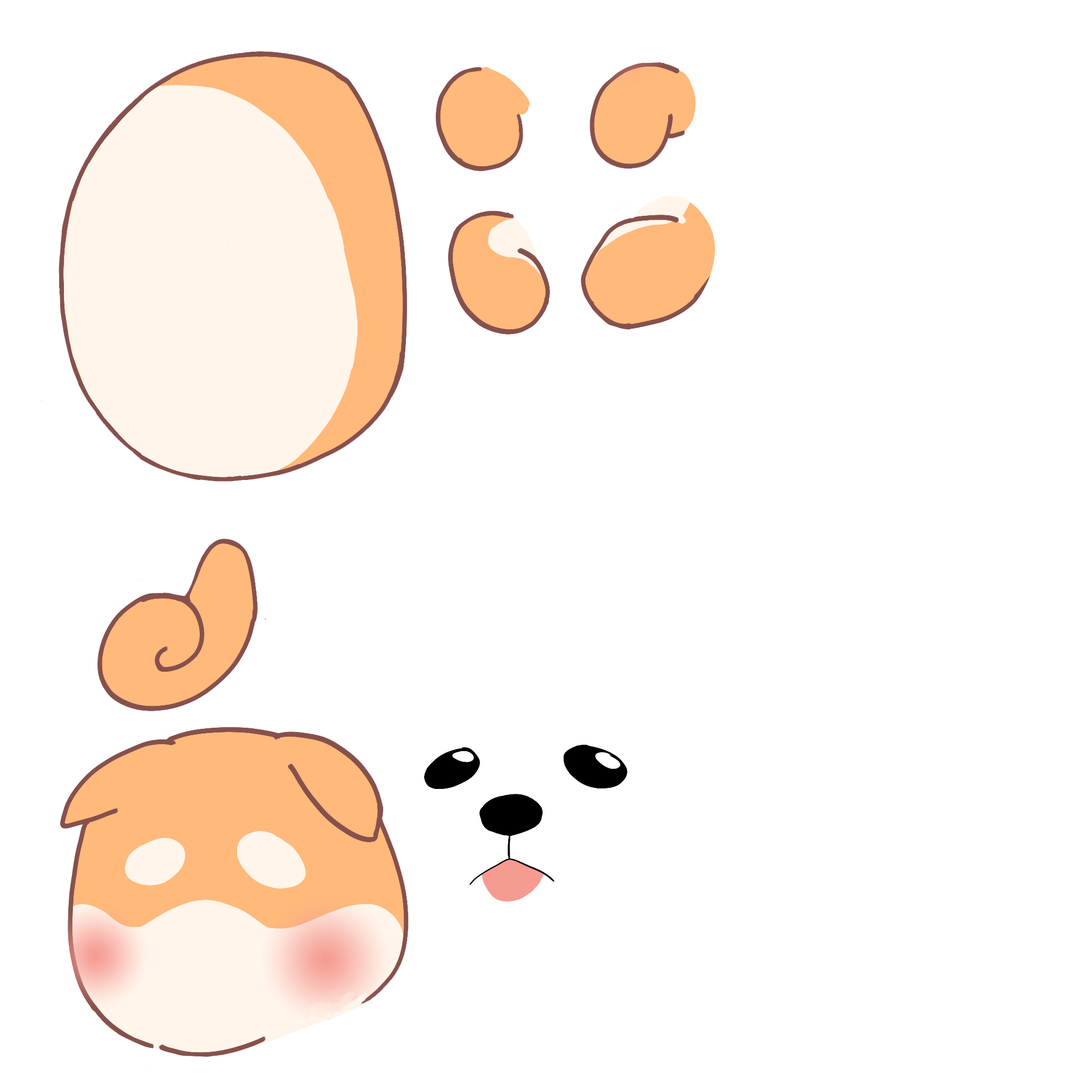
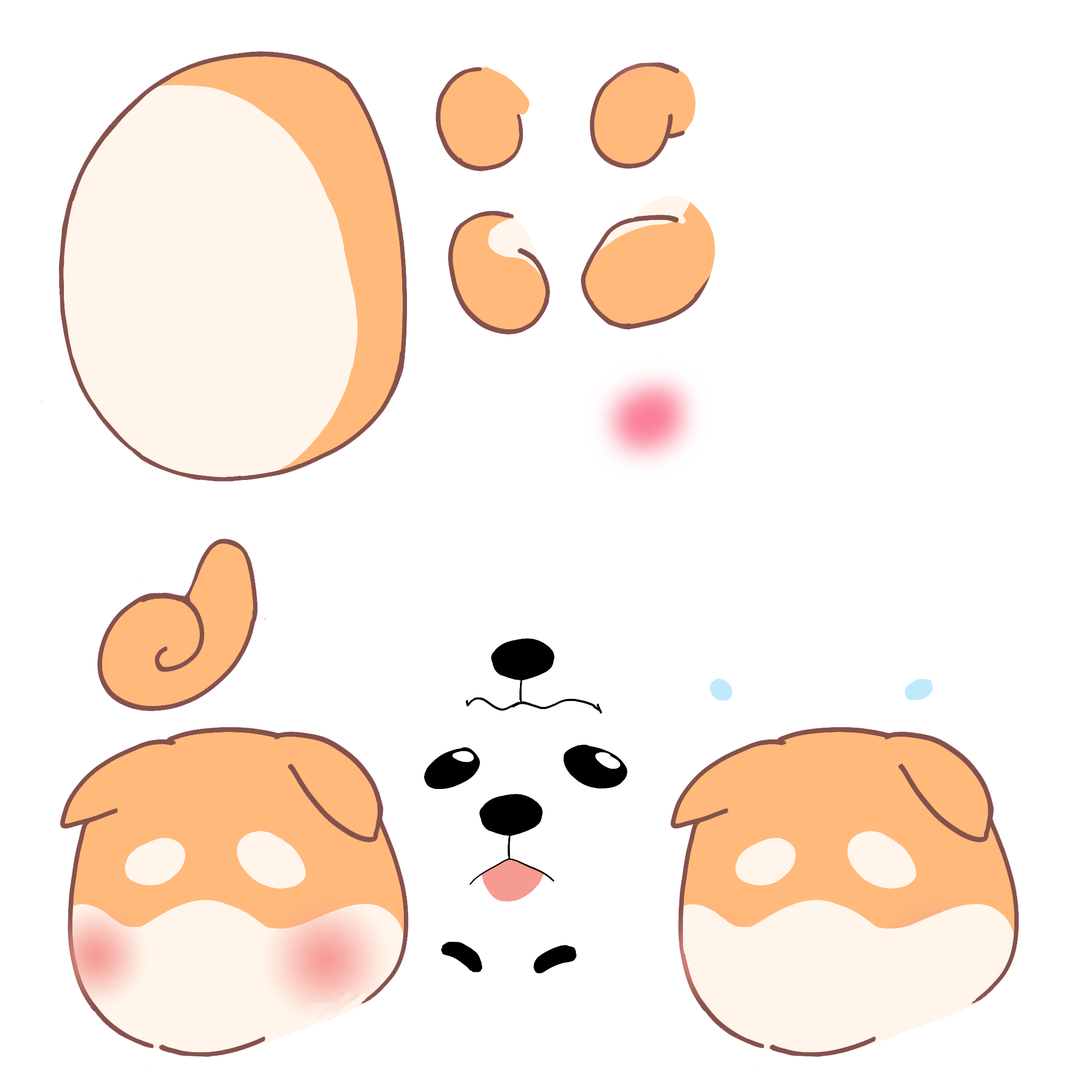
Layer changes from the first w=1091, h=1091 image to the second:
added layer "Layer 4" (50%) above "Layer 5" over [709, 678, 934, 701]
added layer "Layer 5" above "Layer 6" over [465, 638, 603, 715]
added layer "Layer 6" above "Layer 7" over [440, 939, 483, 973]
added layer "Layer 7" above "Layer 3" over [533, 945, 577, 974]
added layer "head copy" above "head" over [670, 727, 1020, 1071]
added layer "Layer 8" above "leg back left" over [592, 365, 705, 473]
